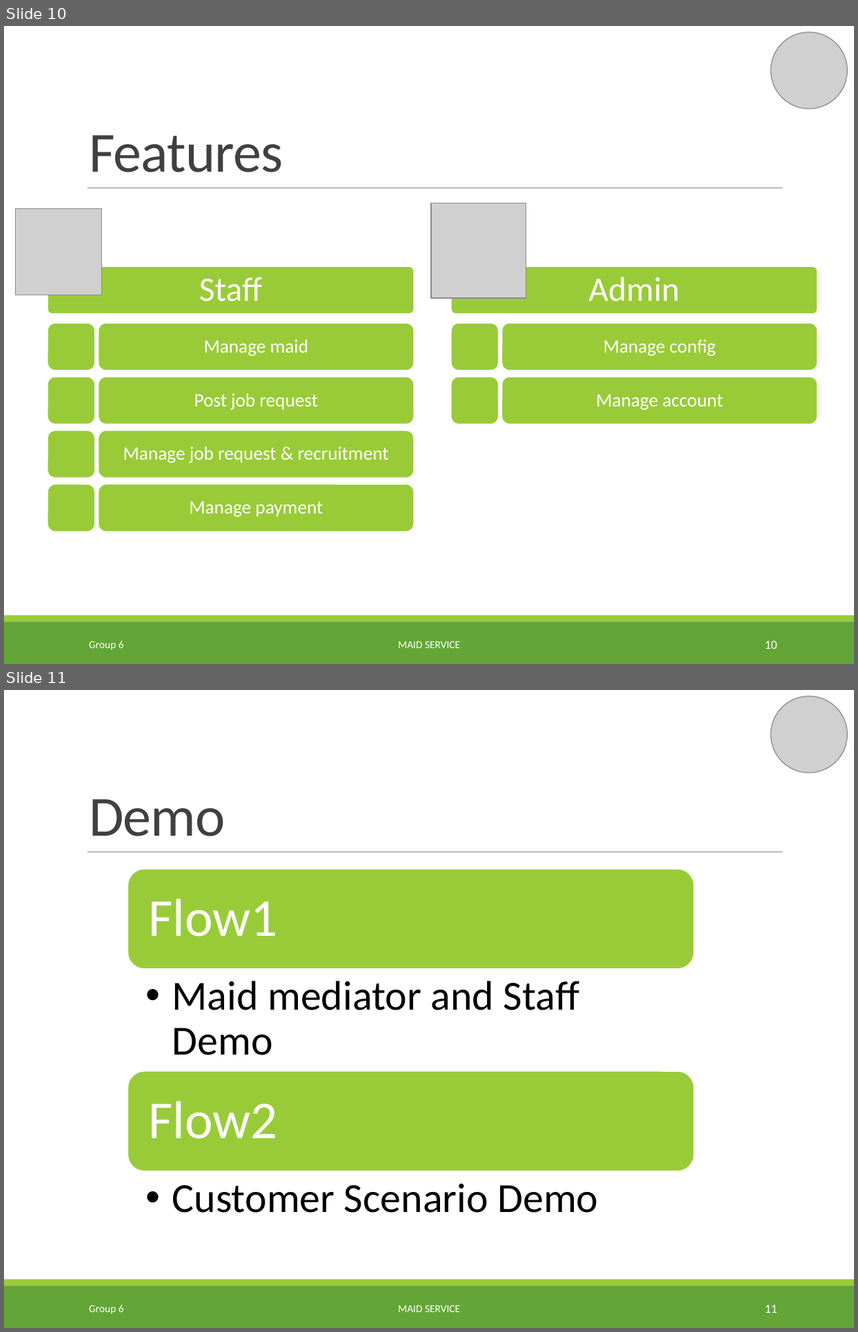
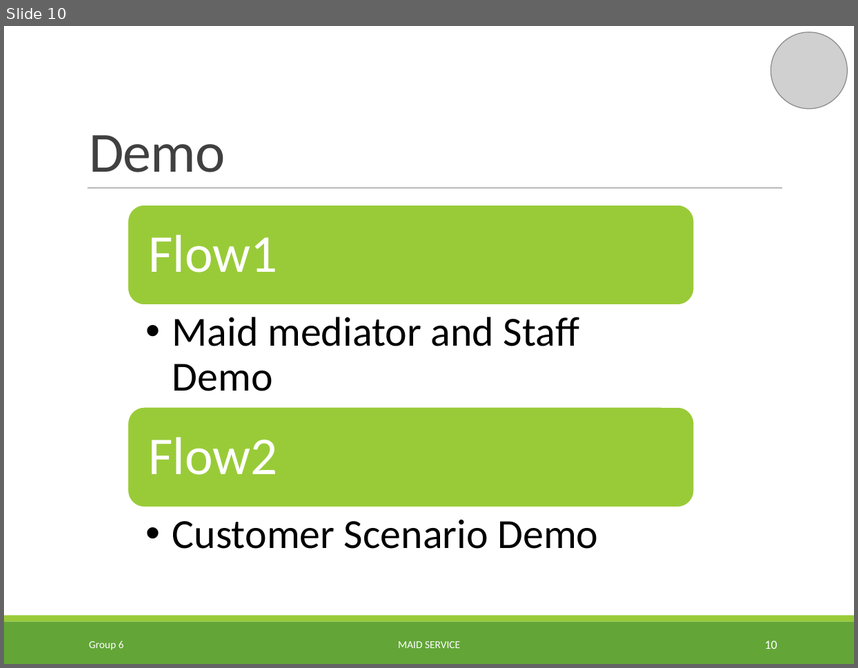
Before and after one commit to TuanBT/ms-website, a slide deck: Presentation/MS_Slide.pptx. Shown one above the other, each under a label of ours: slides 10 and 11 before the commit, slide 10 after it. The pictures are 858x1332 and 858x668 pixels, drawn with LibreOffice and Linux fonts; fonts in the diff are those of the drawing; grey boxes stand for pictures; background and template pictures are left out. Boxes give left, top, right and bottom in pixels: in the first picture for what was removed or moved away, otherwise in the second. Text is boxed around its words. In the diff, an @@ line names an element or a change of style, - is before the commit and + after.

```diff
--- a/Presentation/MS_Slide.pptx
+++ b/Presentation/MS_Slide.pptx
@@ slide 10 removed at (4,26,854,664), background #FFFFFF; not listed: 3 template elements that a slide beside it also shows @@
@@ picture removed at (771,32,847,109) @@
@@ title removed at (89,135,283,172) @@
-Features
@@ picture removed at (15,209,101,294) @@
@@ picture removed at (432,203,527,298) @@
@@ group removed at (47,265,818,531): 14 rounded rectangles, 8 texts @@
-Staff
-Manage maid
-Post job request
-Manage job request & recruitment
-Manage payment
-Admin
-Manage config
-Manage account
@@ text removed at (89,640,124,650) @@
-Group 6
@@ text removed at (398,641,460,648) @@
-MAID SERVICE
@@ page number removed at (765,640,777,648) @@
-10
@@ what was slide 11 is now slide 10 @@
@@ page number at (765,640,777,648): text changed @@
-11
+10
```
Also in this commit, not shown: 5 slides changed.
